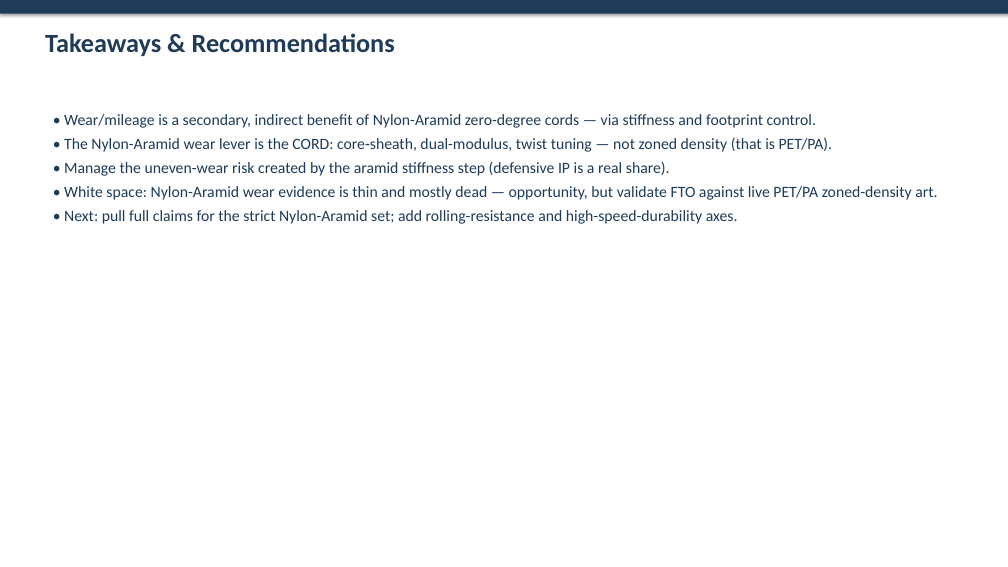
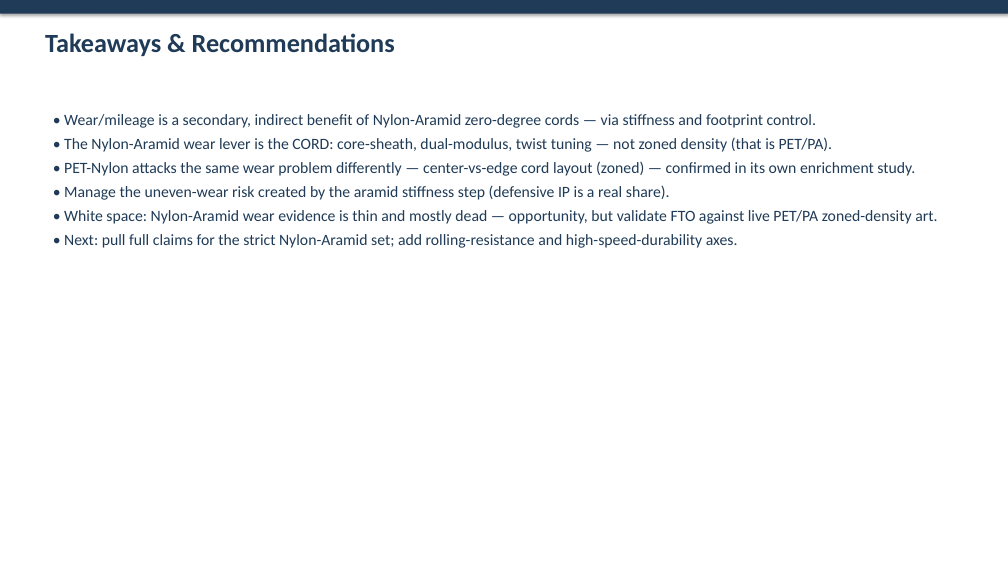
Before and after one commit to sreeharshahr09-gif/Sri, a slide deck: slide 12 of reports/Hybrid_Cord_Wear_Analysis.pptx (slide 10 before the commit). Drawn at 1008x567 pixels with LibreOffice and Linux fonts; fonts in the diff are those of the drawing. Boxes give left, top, right and bottom in pixels: in the first picture for what was removed or moved away, otherwise in the second. Text is boxed around its words. In the diff, an @@ line names an element or a change of style, - is before the commit and + after.

```diff
--- a/reports/Hybrid_Cord_Wear_Analysis.pptx
+++ b/reports/Hybrid_Cord_Wear_Analysis.pptx
@@ text at bbox=[64, 161, 915, 176]: paragraph added @@
+• PET-Nylon attacks the same wear problem differently — center-vs-edge cord layout (zoned) — confirmed in its own enrichment study.
```
Also in this commit, not shown: 4 other slides changed, 2 slides added, 7 other files.
